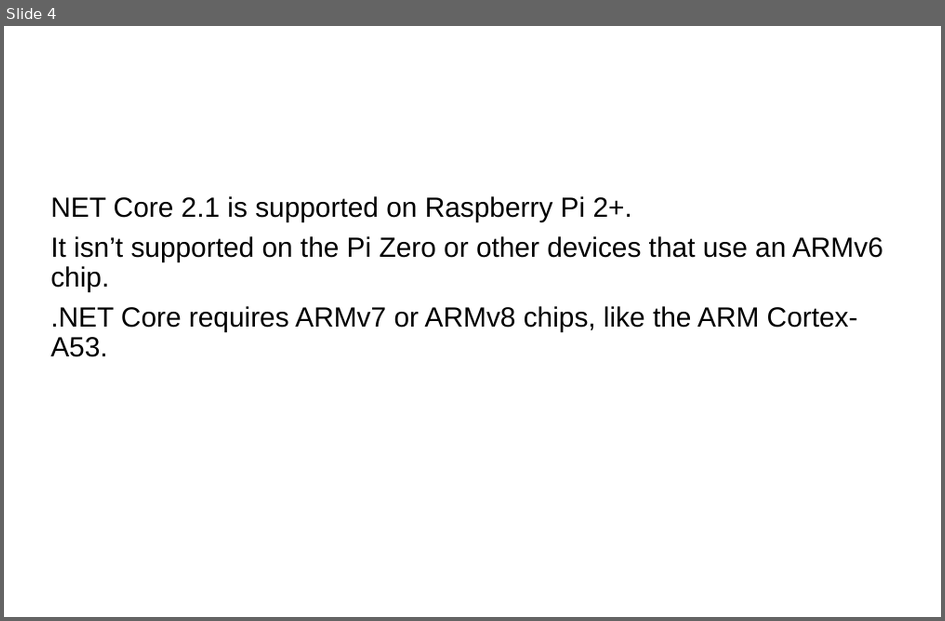
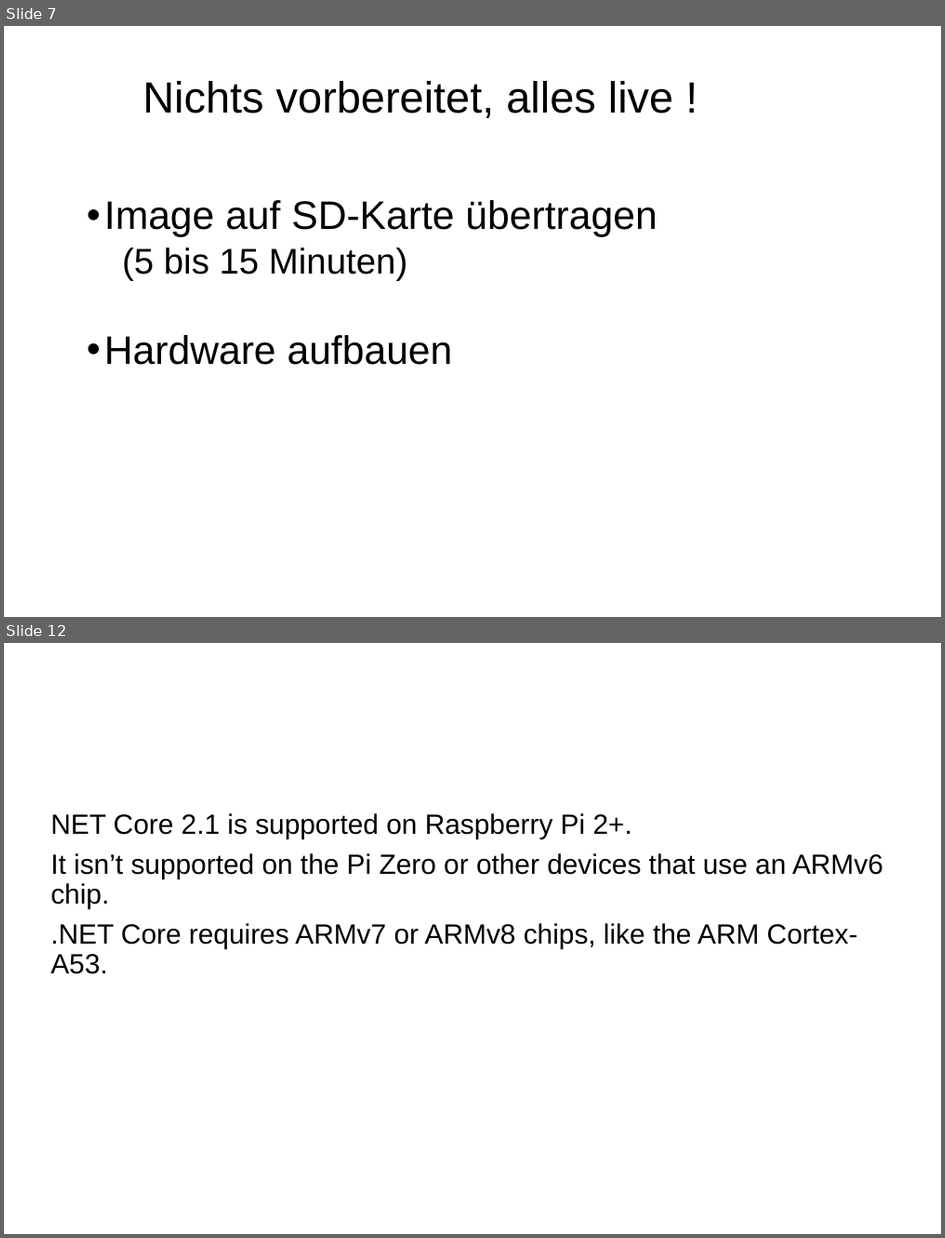
Before and after one commit to FrankPfattheicher/RaspiDotnet, a slide deck: Slides/RaspiDotnet.pptx. Shown one above the other, each under a label of ours: slide 4 before the commit, slides 7 and 12 after it; the slides between them are not shown. The pictures are 945x621 and 945x1238 pixels, drawn with LibreOffice and Linux fonts; fonts in the diff are those of the drawing; background and template pictures are left out. Boxes give left, top, right and bottom in pixels: in the first picture for what was removed or moved away, otherwise in the second. Text is boxed around its words. In the diff, an @@ line names an element or a change of style, - is before the commit and + after.

```diff
--- a/Slides/RaspiDotnet.pptx
+++ b/Slides/RaspiDotnet.pptx
@@ slide 7 added at (4,26,941,617), background picture (left out) @@
@@ text added at (143,81,674,118), 44 pt, text #000000 @@
+Nichts vorbereitet, alles live !
@@ text added at (104,200,657,365), 40 pt, text #000000 @@
+  • Image auf SD-Karte übertragen
+(5 bis 15 Minuten)
+  • Hardware aufbauen
@@ what was slide 4 is now slide 12 @@
```
Also in this commit, not shown: 2 slides changed, 10 other slides added, 6 other files.
